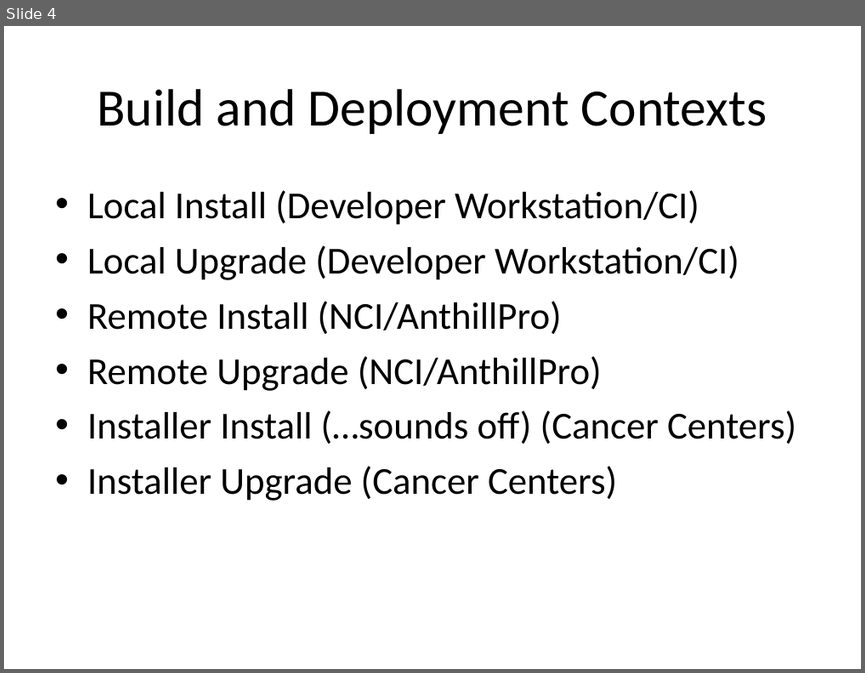
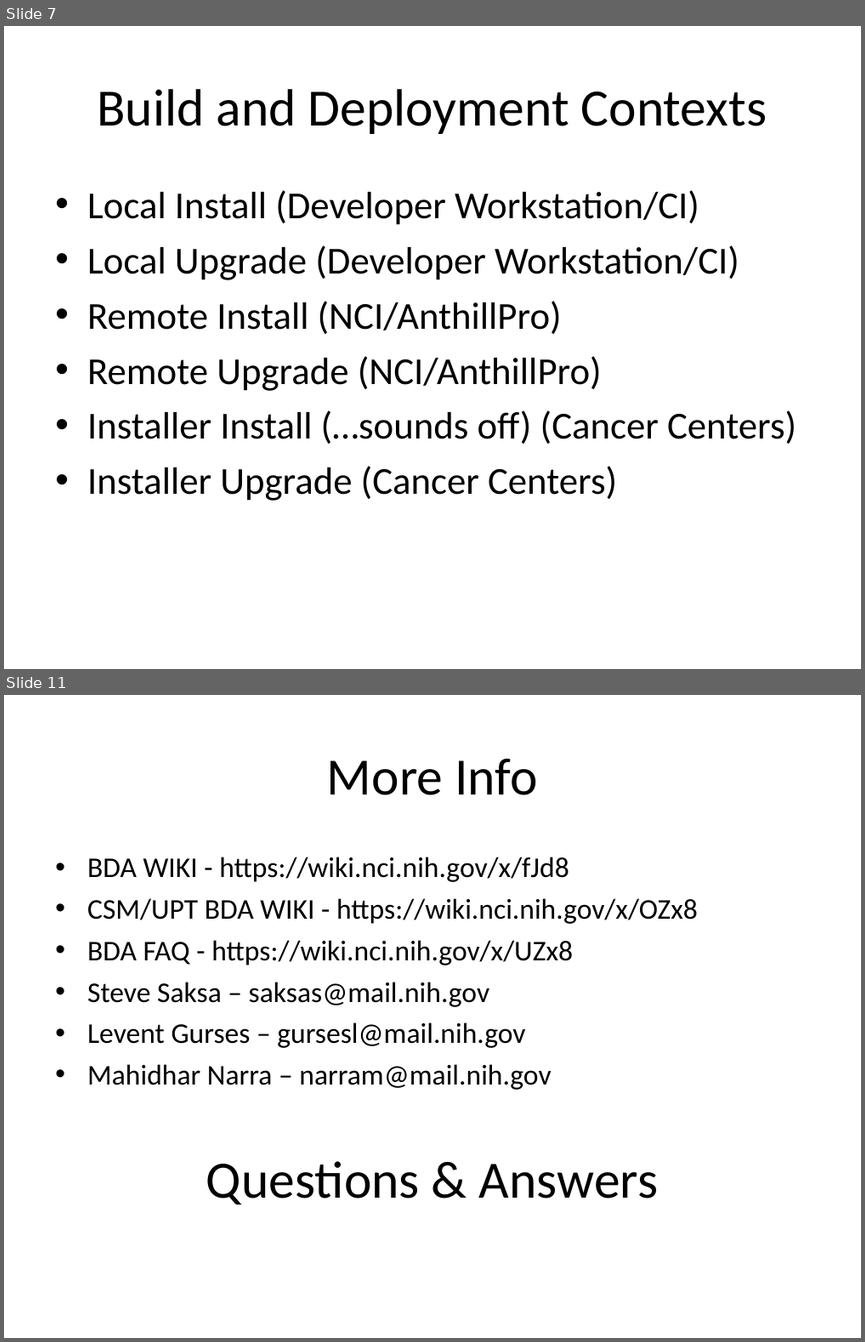
Before and after one commit to CBIIT/common-security-module-docs, a slide deck: deployment/automation/csmupt-bda-training.ppt. Shown one above the other, each under a label of ours: slide 4 before the commit, slides 7 and 11 after it; the slides between them are not shown. The pictures are 865x673 and 865x1342 pixels, drawn with LibreOffice and Linux fonts; fonts in the diff are those of the drawing. Boxes give left, top, right and bottom in pixels: in the first picture for what was removed or moved away, otherwise in the second. Text is boxed around its words. In the diff, an @@ line names an element or a change of style, - is before the commit and + after.

```diff
--- a/deployment/automation/csmupt-bda-training.ppt
+++ b/deployment/automation/csmupt-bda-training.ppt
@@ slide 11 added at bbox=[4, 695, 861, 1338], background #FFFFFF @@
@@ title added at bbox=[327, 758, 537, 795], 44 pt, text #000000 @@
+More Info
@@ text added at bbox=[87, 857, 698, 1204], 24 pt, text #000000 @@
+• BDA WIKI - https://wiki.nci.nih.gov/x/fJd8
+• CSM/UPT BDA WIKI - https://wiki.nci.nih.gov/x/OZx8
+• BDA FAQ - https://wiki.nci.nih.gov/x/UZx8
+• Steve Saksa – saksas@mail.nih.gov
+• Levent Gurses – gursesl@mail.nih.gov
+• Mahidhar Narra – narram@mail.nih.gov
+Questions & Answers
@@ what was slide 4 is now slide 7 @@
```
Also in this commit, not shown: 2 slides changed, 6 other slides added, 3 slides removed.
